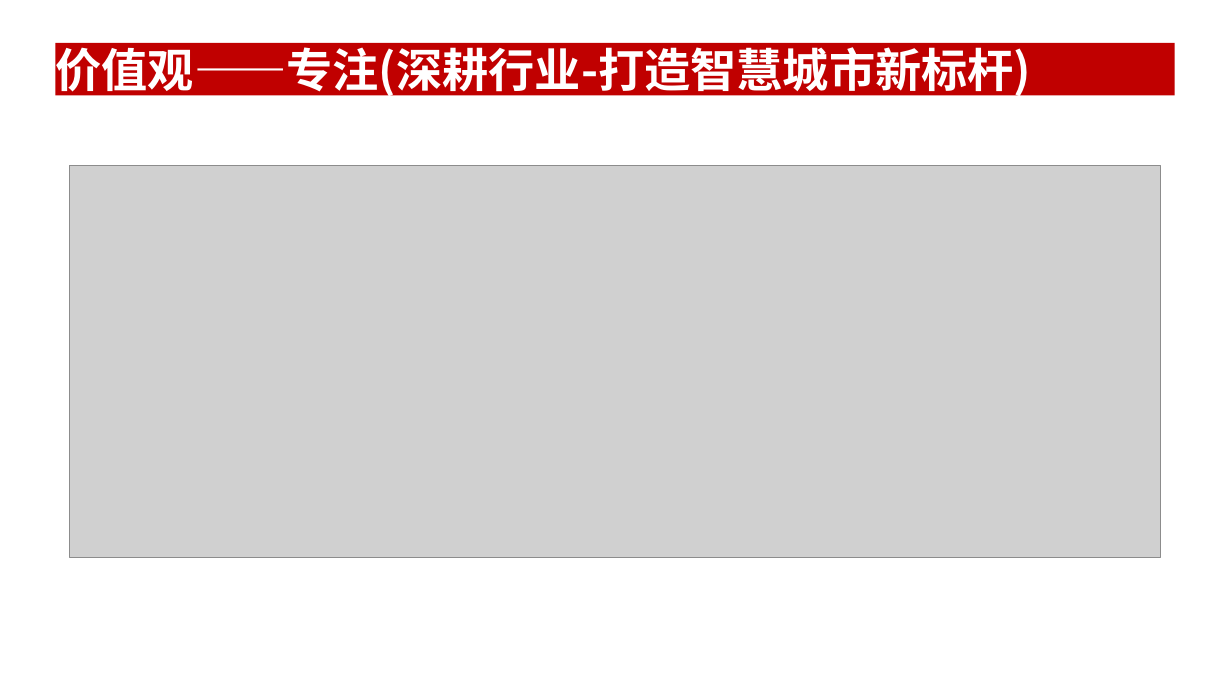
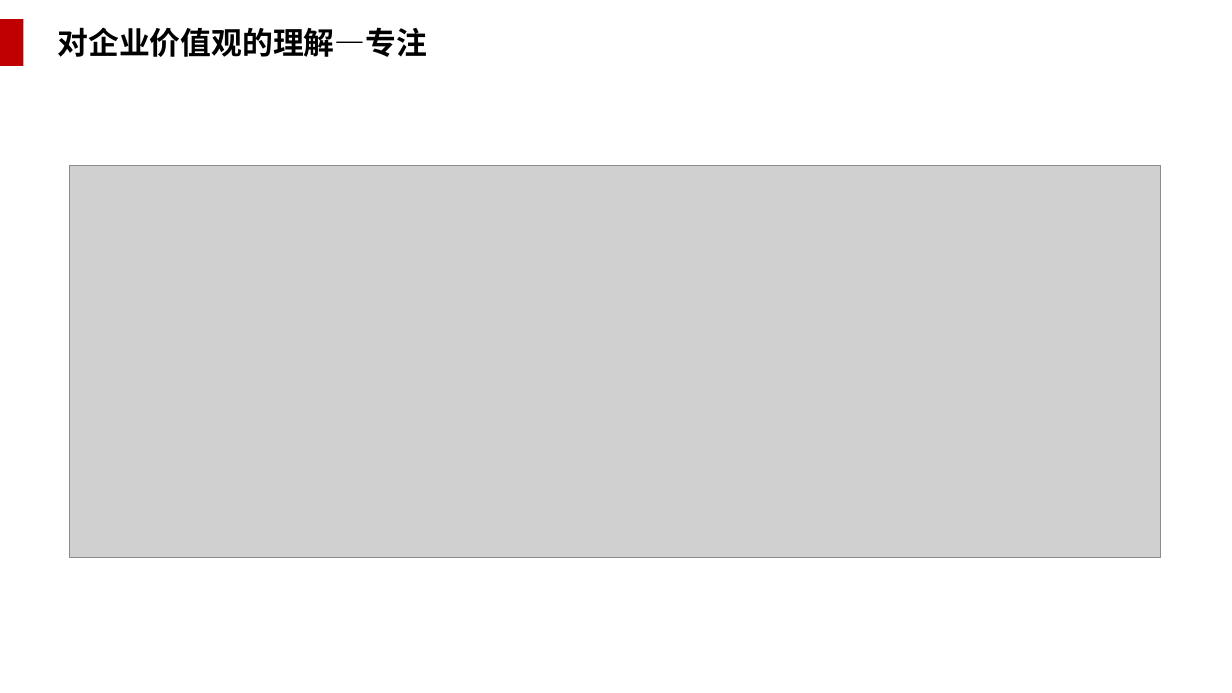
Before and after one commit to WakingFox/myself, a slide deck: slide 18 of 转正述职/王贵成转正述职报告.pptx. Drawn at 1232x693 pixels with LibreOffice and Linux fonts; fonts in the diff are those of the drawing; grey boxes stand for pictures; background and template pictures are left out. Boxes give left, top, right and bottom in pixels: in the first picture for what was removed or moved away, otherwise in the second. Text is boxed around its words. In the diff, an @@ line names an element or a change of style, - is before the commit and + after.

```diff
--- a/转正述职/王贵成转正述职报告.pptx
+++ b/转正述职/王贵成转正述职报告.pptx
@@ rectangle added at (0, 19, 23, 67), fill #C00000 @@
@@ text added at (58, 27, 428, 57), 24 pt, text #000000, bold @@
+对企业价值观的理解—专注
@@ title removed at (55, 43, 1175, 95) @@
-价值观——专注(深耕行业-打造智慧城市新标杆)
```
Also in this commit, not shown: 16 other slides changed.
